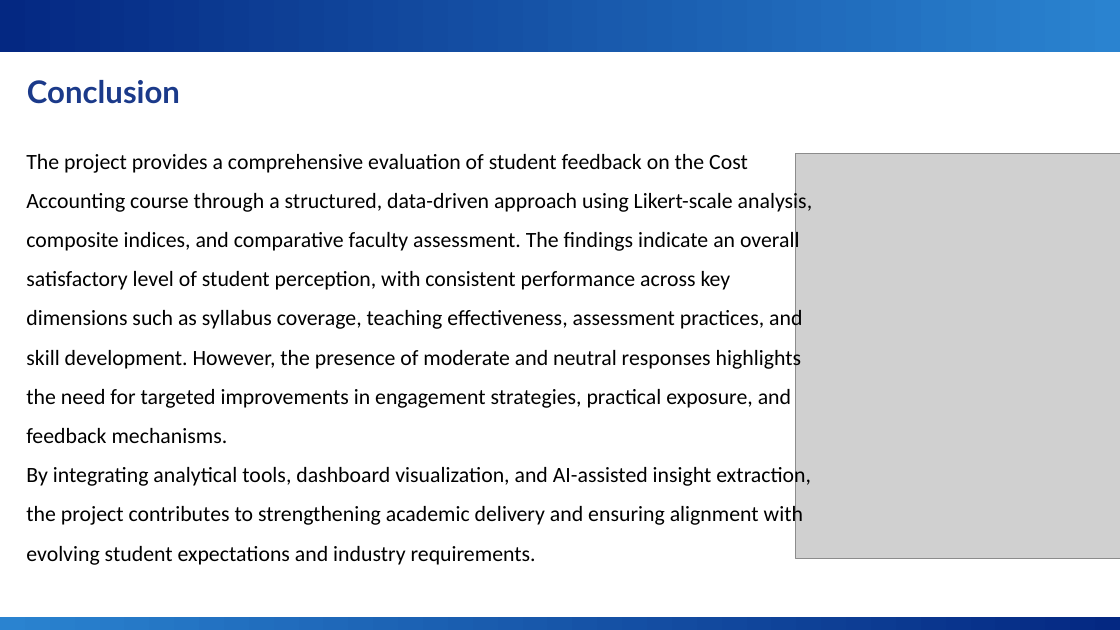
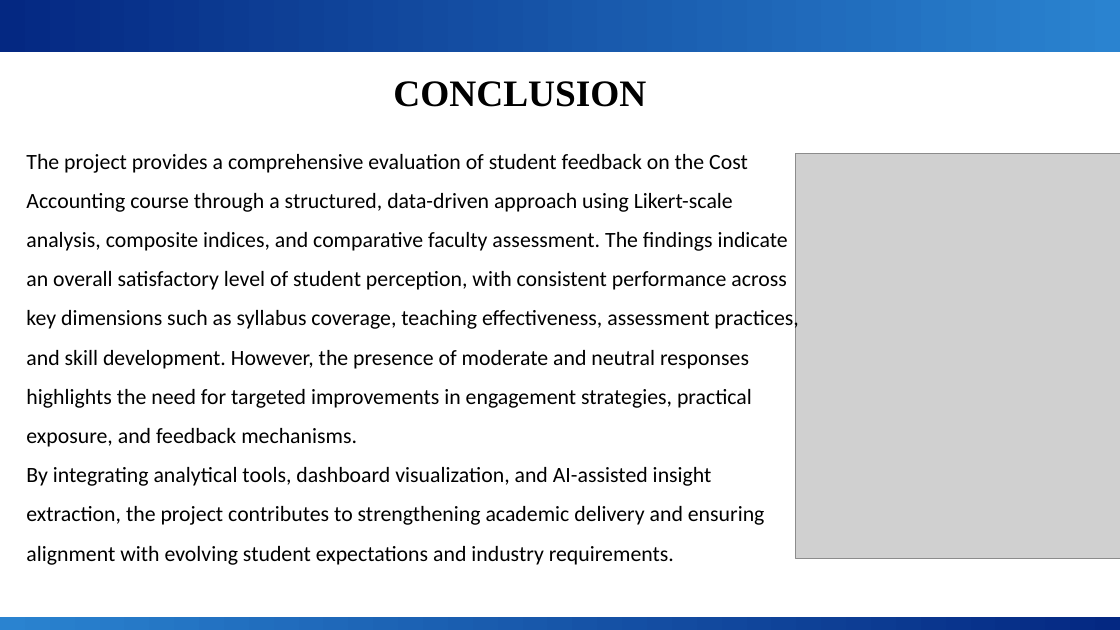
Before and after one commit to drkarpagambigaik-coder/AICW-Karpagambigai, a slide deck: slide 36 of Project -PPT.pptx (slide 16 before the commit). Drawn at 1120x630 pixels with LibreOffice and Linux fonts; fonts in the diff are those of the drawing; grey boxes stand for pictures; background and template pictures are left out. Boxes give left, top, right and bottom in pixels: in the first picture for what was removed or moved away, otherwise in the second. Text is boxed around its words. In the diff, an @@ line names an element or a change of style, - is before the commit and + after.

```diff
--- a/Project -PPT.pptx
+++ b/Project -PPT.pptx
@@ text at (x1=393, y1=81, x2=646, y2=107): text changed; size 20 to 24 pt; font Lato to Times New Roman; text colour #1B3A8A to #000000 @@
-Conclusion
+CONCLUSION
@@ text "The project provides a comprehensive ..." rewrapped from (x1=26, y1=154, x2=813, y2=565) to (x1=26, y1=154, x2=798, y2=565) @@
```
Also in this commit, not shown: 14 other slides changed, 22 slides added, 2 slides removed.
